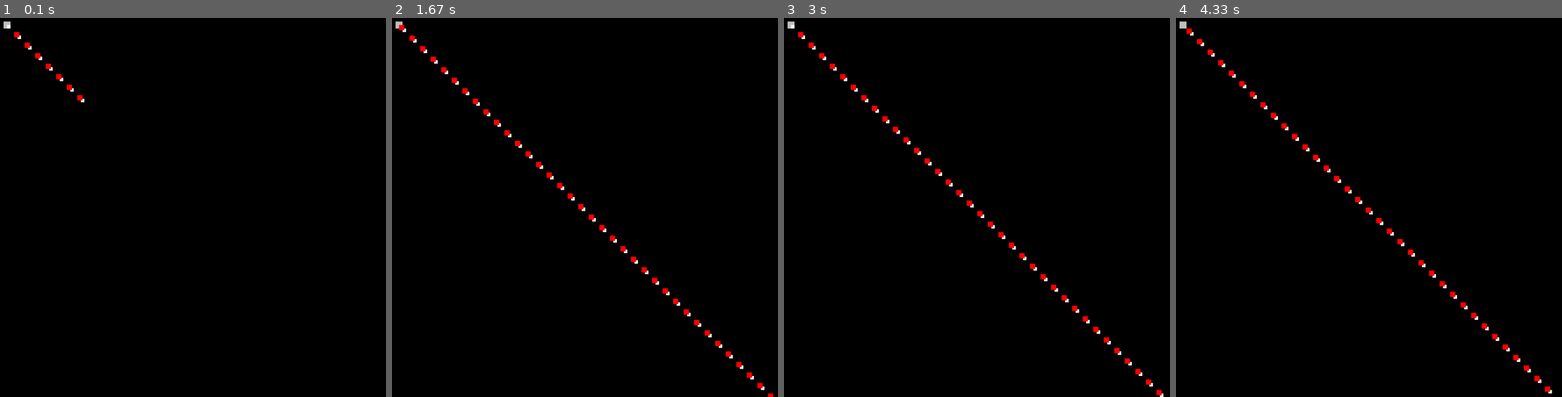
Above: before the commit, frames 1-4 (left to right).
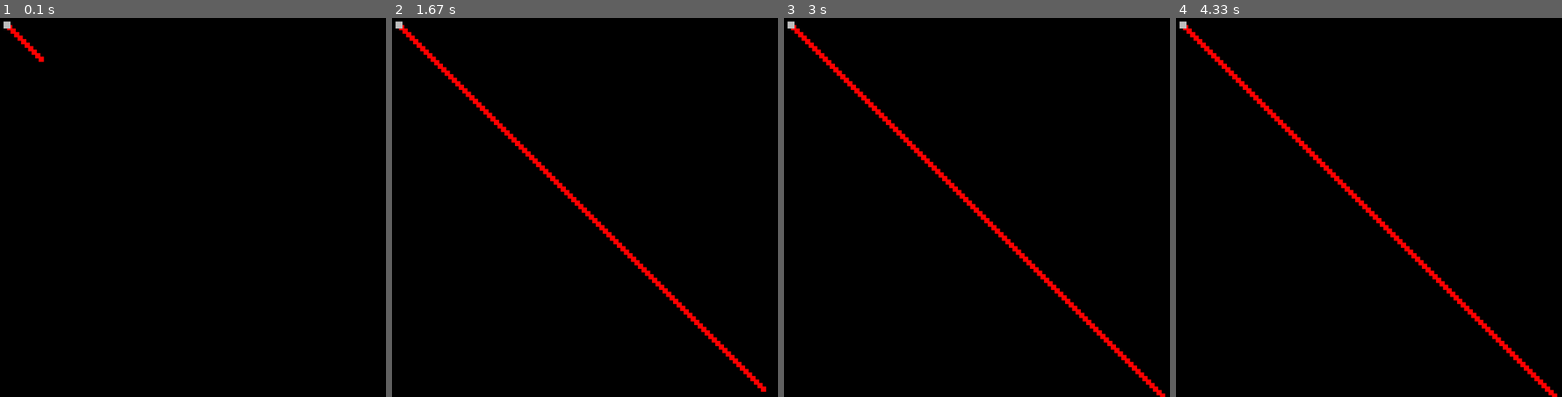
Above: after the commit, the same moments.

Repository: OpusMag/INF-1400
Game: pygame game, started from Assignment 2/boidsV2.py
Two runs of this game, one before a commit and one after it. Both use one fixed random seed, a clock stepped at 60 frames per second and the inputs below.
Inputs:
- Up to frame 1 (0.1 s): no input
- Up to frame 2 (1.67 s): no input
- Up to frame 3 (3 s): no input
- Up to frame 4 (4.33 s): no input

The runs differ from the first frame. In frame 1, 0.3% of the frame differs, in the area x 1-22%, y 1-23%; in frame 2, 1.4%; in frame 3, 1.4%, in the area x 1-99%, y 1-100%; in frame 4, 1.4%.

Commit message:
Update boidsV2.py

Diff:
--- a/Assignment 2/boidsV2.py
+++ b/Assignment 2/boidsV2.py
@@ -182,7 +182,7 @@
         boids_ob = Boids(WHITE, 10, 10, self.boids_pos)
         self.boids.add(boids_ob)
         self.all_sprites_list.add(boids_ob)
-        self.update_game()
+        #self.update_game()
         #self.boids.append(self.single_boid)
 
     def create_hoiks(self):
@@ -190,23 +190,23 @@
         hoiks_ob = Hoiks(RED, 15, 15, self.hoiks_pos)
         self.hoiks.add(hoiks_ob)
         self.all_sprites_list.add(hoiks_ob)
-        self.update_game()
+        #self.update_game()
 
     def create_skyscrapers(self):
         self.skyscrapers_pos = Vector2((random.randint(0, 600)), (random.randint(0, 600)))
         skyscraper_ob = Skyscrapers(GREY, 20, 20, self.skyscrapers_pos)
         self.skyscrapers.add(skyscraper_ob)
         self.all_sprites_list.add(skyscraper_ob)
-        self.update_game()
+        #self.update_game()
 
     def setup(self):
         self.create_boids()
         self.create_hoiks()
         self.create_skyscrapers()
+        self.update_game()
 
     def run(self):
         self.setup()
-        #self.game_loop()
 
     def update_game(self):
         #Oppdaterer og tegner
@@ -225,7 +225,6 @@
                 if event.type == pygame.QUIT:
                     running = False
 
-            #self.update_game()
             self.run()
         pygame.quit()
         quit()
